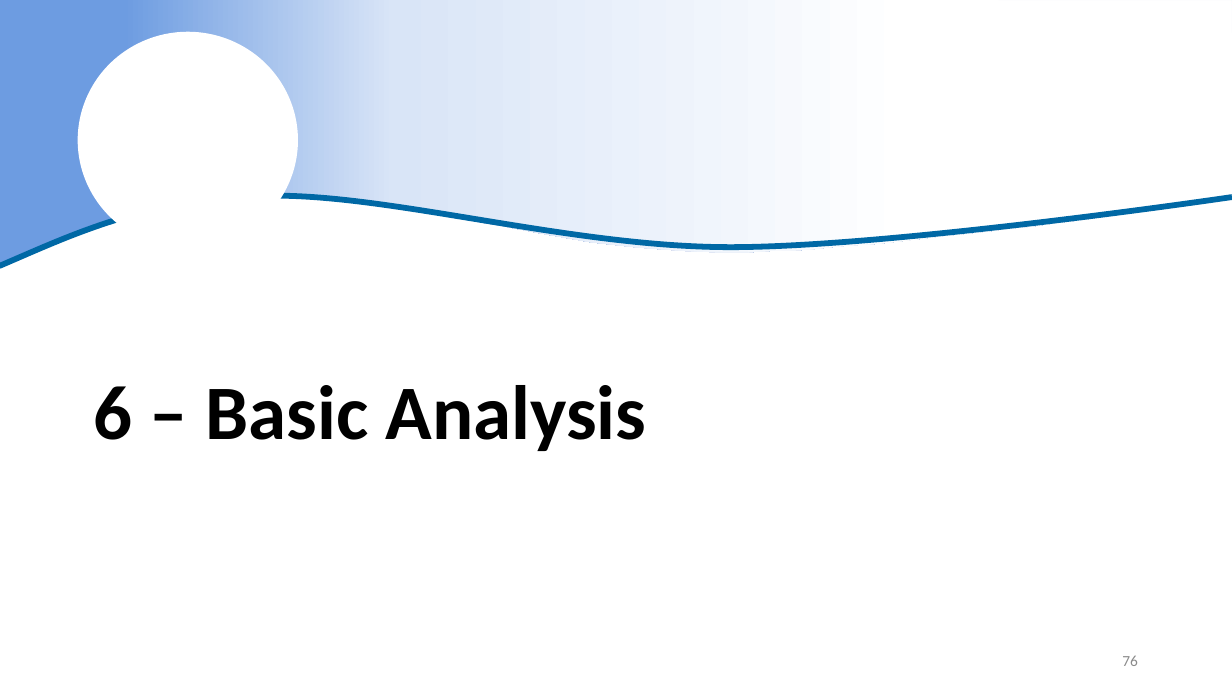
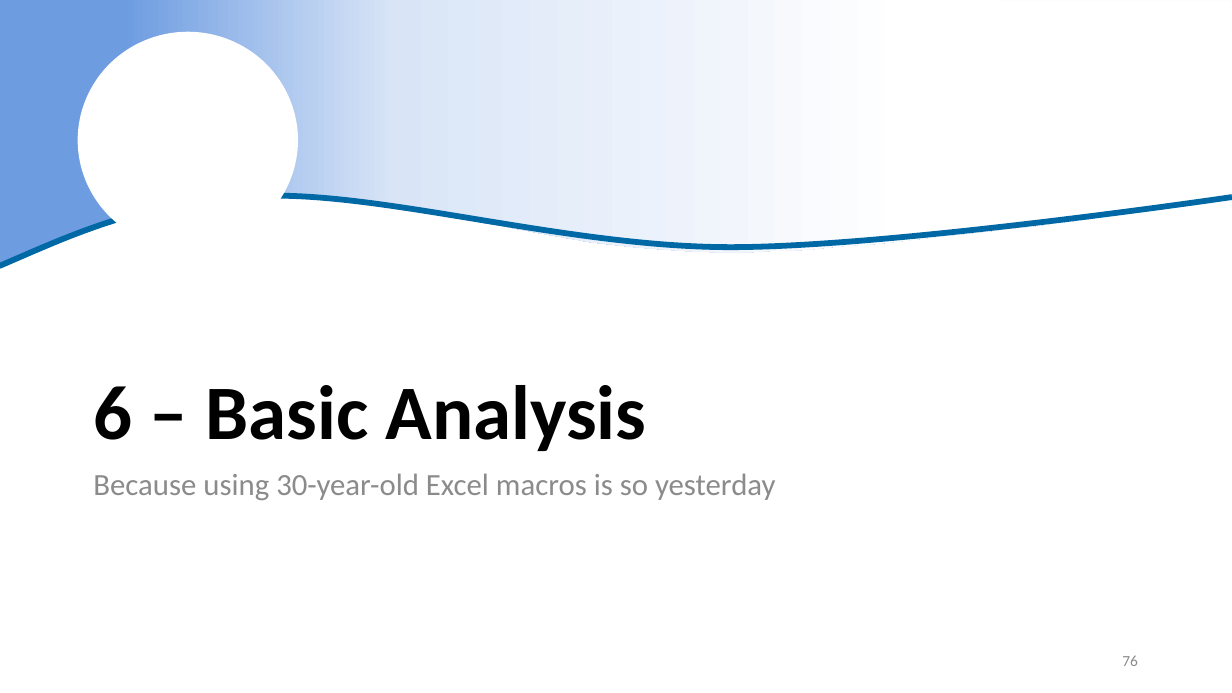
Before and after one commit to justinpriest/R_Intro_ADFG, a slide deck: slide 76 of The Basics of R.pptx. Drawn at 1232x693 pixels with LibreOffice and Linux fonts; fonts in the diff are those of the drawing; background and template pictures are left out. Boxes give left, top, right and bottom in pixels: in the first picture for what was removed or moved away, otherwise in the second. Text is boxed around its words. In the diff, an @@ line names an element or a change of style, - is before the commit and + after.

```diff
--- a/The Basics of R.pptx
+++ b/The Basics of R.pptx
@@ text added at [93, 473, 775, 500], 24 pt, text #8C8C8C @@
+Because using 30-year-old Excel macros is so yesterday
```
Also in this commit, not shown: 8 other slides changed, 1 other file.
